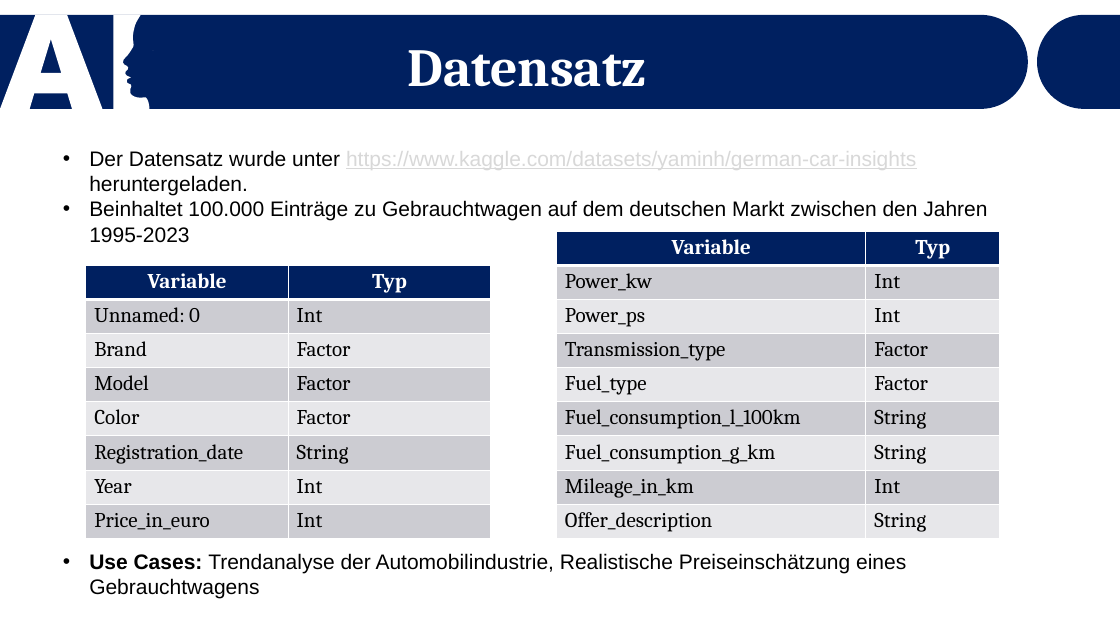
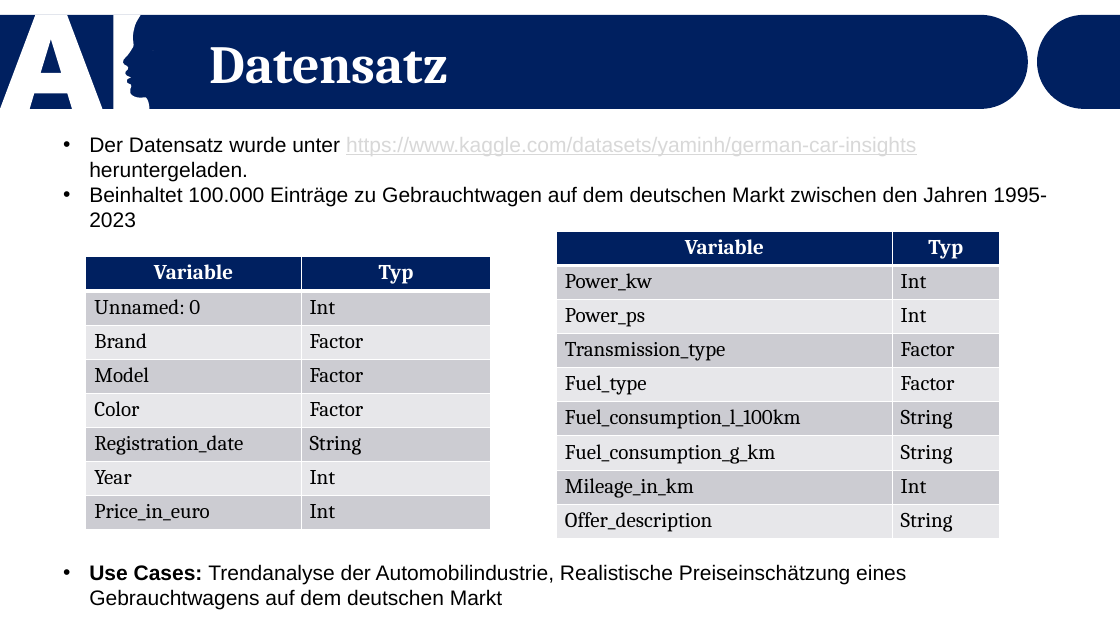
Before and after one commit to Dewin154/Projekt_Machine_Learning, a slide deck: slide 3 of Präsentation_Vorlage.pptx. Drawn at 1120x630 pixels with LibreOffice and Linux fonts; fonts in the diff are those of the drawing. Boxes give left, top, right and bottom in pixels: in the first picture for what was removed or moved away, otherwise in the second. Text is boxed around its words. In the diff, an @@ line names an element or a change of style, - is before the commit and + after.

```diff
--- a/Präsentation_Vorlage.pptx
+++ b/Präsentation_Vorlage.pptx
@@ text "Datensatz": place and size @@
-text "Datensatz" at box(408, 50, 647, 87)
+text "Datensatz" at box(209, 47, 448, 84)
@@ text "Datensatz" at box(209, 47, 448, 84): alignment centre to left @@
@@ text "Der Datensatz wurde unter https://www.kaggle.com/datasets/ya ...": place and size @@
-text "Der Datensatz wurde unter https://www.kaggle.com/datasets/ya ..." at box(89, 147, 987, 599)
+text "Der Datensatz wurde unter https://www.kaggle.com/datasets/ya ..." at box(89, 133, 1047, 610)
@@ table: place and size @@
-table at box(86, 266, 491, 539)
+table at box(86, 256, 491, 529)
@@ text at box(89, 564, 906, 610): text changed @@
-• Use Cases: Trendanalyse der Automobilindustrie, Realistische Preiseinschätzung eines Gebrauchtwagens
+• Use Cases: Trendanalyse der Automobilindustrie, Realistische Preiseinschätzung eines Gebrauchtwagens auf dem deutschen Markt
```
Also in this commit, not shown: 7 other slides changed, 4 slides added, 2 other files.
